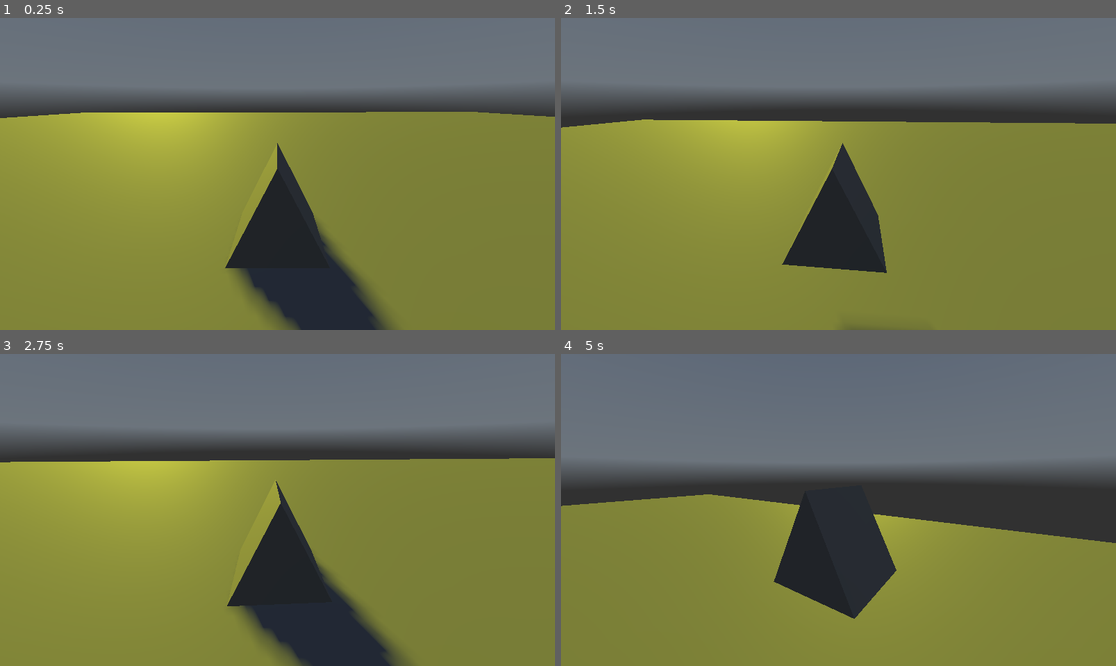
Above: before the commit, frames 1-4 (two rows, left to right).
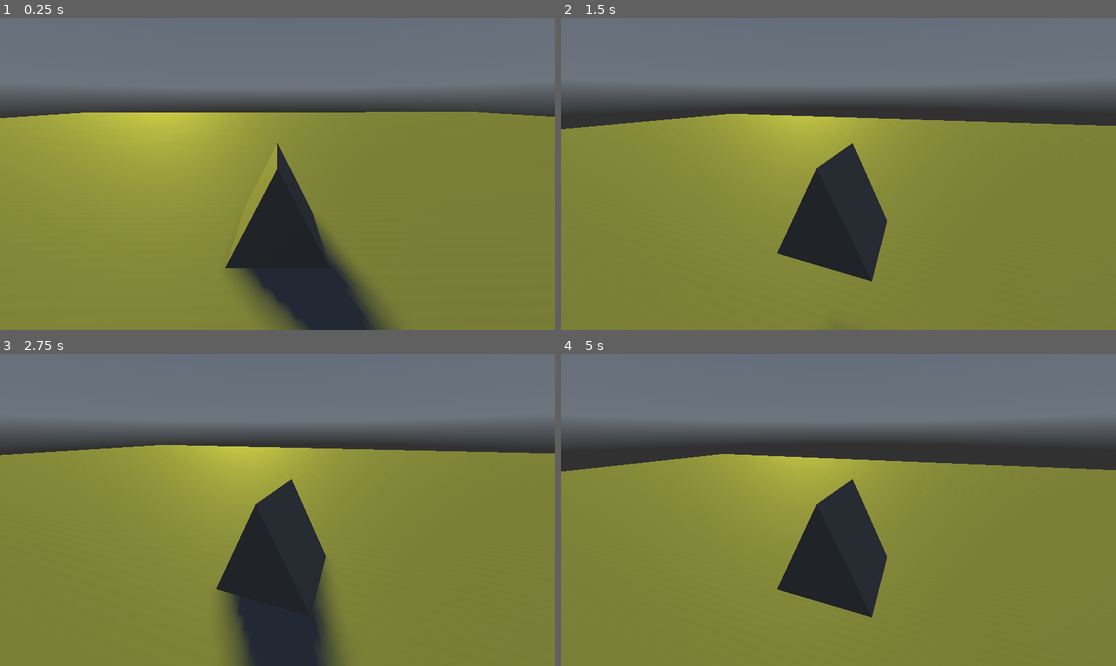
Above: after the commit, the same moments.

Repository: setonwebber/farmgame
Game: Godot game, scene res://scenes/world/world.tscn
The game is run twice, just before and just after one commit, with the same random seed, the same clock (stepped at 60 frames per second) and the same inputs. A sky picture missing from this copy of the repository is replaced by a grey-blue gradient.
Inputs (mouse positions are in pixels of both pictures, inside the frame that each line leads up to):
- Up to frame 1 (0.25 s): no input
- Up to frame 2 (1.5 s): tap Enter at 0.5 s; move the mouse to (866, 174) at 0.52 s; hold Right mouse button (freeaim, bound only after the commit) 0.53-1.28 s; hold W (move_forward) from 0.53 s (still down); tap Space (jump) at 0.77 s; tap Shift (sprint, bound only after the commit) at 0.8, 1.35 s; move the mouse to (810, 174) at 1.27 s
- Up to frame 3 (2.75 s): keep holding W (move_forward); tap Space (jump) at 1.52 s; right-click (249, 510) at 1.55 s; move the mouse to (288, 503) at 2.02 s; click (288, 503) at 2.1 s; tap Shift (sprint, bound only after the commit) at 2.3 s
- Up to frame 4 (5 s): move the mouse to (832, 516) at 2.77 s; right-click (832, 516) at 2.85 s; tap Space (jump) at 3.02, 3.77, 4.52 s; move the mouse to (877, 513) at 3.52 s; tap Shift (sprint, bound only after the commit) at 3.6 s; tap Escape (ui_cancel) at 4.15 s; move the mouse to (672, 463) at 4.27 s; release W (move_forward) at 4.28 s; hold A (move_left) from 4.28 s (still down); right-click (672, 463) at 4.35 s

The runs differ from the first frame. In frame 1, 0.2% of the frame differs, in the area x 45-68%, y 71-100%; in frame 2, 3.0%; in frame 3, 15%; in frame 4, 28%, in the area x 0-100%, y 23-85%.

Commit message:
added freecam and sprinting

Diff:
--- a/project.godot
+++ b/project.godot
@@ -14,6 +14,11 @@
 run/main_scene="res://scenes/world/world.tscn"
 config/features=PackedStringArray("4.3", "Forward Plus")
 config/icon="res://icon.svg"
+
+[display]
+
+window/size/viewport_width=1920
+window/size/viewport_height=1080
 
 [input]
 
@@ -52,8 +57,18 @@
 "events": [Object(InputEventMouseButton,"resource_local_to_scene":false,"resource_name":"","device":-1,"window_id":0,"a …(256 unchanged characters)…
 ]
 }
+freeaim={
+"deadzone": 0.5,
+"events": [Object(InputEventMouseButton,"resource_local_to_scene":false,"resource_name":"","device":-1,"window_id":0,"alt_pressed":false,"shift_pressed":false,"ctrl_pressed":false,"meta_pressed":false,"button_mask":2,"position":Vector2(148, 22),"global_position":Vector2(157, 68),"factor":1.0,"button_index":2,"canceled":false,"pressed":true,"double_click":false,"script":null)
+]
+}
+sprint={
+"deadzone": 0.5,
+"events": [Object(InputEventKey,"resource_local_to_scene":false,"resource_name":"","device":-1,"window_id":0,"alt_pressed":false,"shift_pressed":false,"ctrl_pressed":false,"meta_pressed":false,"pressed":false,"keycode":0,"physical_keycode":4194325,"key_label":0,"unicode":0,"location":0,"echo":false,"script":null)
+]
+}
 
 [rendering]
 
+lights_and_shadows/directional_shadow/soft_shadow_filter_quality=4
 anti_aliasing/quality/msaa_3d=2
-anti_aliasing/quality/screen_space_aa=1
--- a/scenes/player/camera_control.gd
+++ b/scenes/player/camera_control.gd
@@ -5,15 +5,17 @@
 var pitch: float = 0
 
 func _ready():
-	Input.set_mouse_mode(Input.MOUSE_MODE_CAPTURED)
+	Input.set_mouse_mode(Input.MOUSE_MODE_VISIBLE)
 
 func _input(event: InputEvent):
-	if event is InputEventMouseMotion:
+	# if right click is held, the camera move will start.
+	if Input.is_action_pressed("freeaim") and event is InputEventMouseMotion:
+		Input.set_mouse_mode(Input.MOUSE_MODE_CAPTURED)
 		yaw = yaw - event.relative.x * mouse_sensitivity
 		pitch = clamp(pitch - event.relative.y * mouse_sensitivity, -89, 89)
 
 		rotation_degrees = Vector3(pitch, yaw, 0)
 
 func _process(delta: float):
-	if Input.is_action_just_pressed("ui_cancel"):
+	if Input.is_action_just_released("freeaim"):
 		Input.set_mouse_mode(Input.MOUSE_MODE_VISIBLE)
--- a/scenes/player/player.gd
+++ b/scenes/player/player.gd
@@ -16,11 +16,19 @@
 	if Input.is_action_just_pressed("jump") and is_on_floor():
 		velocity.y = JUMP_VELOCITY
 
+	# Sprinting
+	if Input.is_action_just_pressed("sprint") and is_on_floor():
+		SPEED *= 2
+	elif Input.is_action_just_released("sprint"):
+		SPEED /= 2
+
+	# Movement
 	if direction != Vector3.ZERO:
 		velocity.x = direction.x * SPEED
 		velocity.z = direction.z * SPEED
 	else:
-		velocity.x = move_toward(velocity.x, 0, SPEED)
-		velocity.z = move_toward(velocity.z, 0, SPEED)
+		velocity.x = move_toward(velocity.x, 0, SPEED )
+		velocity.z = move_toward(velocity.z, 0, SPEED )
+
 
 	move_and_slide()
--- /dev/null
+++ b/scenes/plot/plot.gd
@@ -0,0 +1,13 @@
+extends Node
+
+@export var OWNER: PackedScene
+
+
+# Called when the node enters the scene tree for the first time.
+func _ready() -> void:
+	pass # Replace with function body.
+
+
+# Called every frame. 'delta' is the elapsed time since the previous frame.
+func _process(delta: float) -> void:
+	pass
--- a/scenes/plot/plot.tscn
+++ b/scenes/plot/plot.tscn
@@ -1,11 +1,14 @@
-[gd_scene load_steps=3 format=3 uid="uid://b3gaha3iwm8m3"]
+[gd_scene load_steps=4 format=3 uid="uid://b3gaha3iwm8m3"]
 
+[ext_resource type="Script" path="res://scenes/plot/plot.gd" id="1_op3vv"]
 [ext_resource type="MeshLibrary" uid="uid://cwg0tb53dp058" path="res://assets/meshlibraries/plot/plot.tres" id="1_vf8fs"]
 [ext_resource type="Script" path="res://scenes/plot/grid_map.gd" id="2_brujx"]
 
 [node name="Plot" type="Node3D"]
+script = ExtResource("1_op3vv")
 
 [node name="GridMap" type="GridMap" parent="."]
+visible = false
 mesh_library = ExtResource("1_vf8fs")
 cell_size = Vector3(1, 1, 1)
 script = ExtResource("2_brujx")
--- /dev/null
+++ b/scenes/plot/tile.gd
@@ -0,0 +1,11 @@
+extends Node
+
+
+# Called when the node enters the scene tree for the first time.
+func _ready() -> void:
+	pass # Replace with function body.
+
+
+# Called every frame. 'delta' is the elapsed time since the previous frame.
+func _process(delta: float) -> void:
+	pass
--- a/scenes/world/world.tscn
+++ b/scenes/world/world.tscn
@@ -52,4 +52,4 @@
 script = ExtResource("2_0t6hs")
 
 [node name="Plot" parent="." instance=ExtResource("3_yxi78")]
-visible = false
+transform = Transform3D(1, 0, 0, 0, 1, 0, 0, 0, 1, 8.2383, 0, 0)
Not shown: 2 places in assets/meshlibraries/plot/plot.tres that only renumber resources
Not shown: 2 places in scenes/player/player.tscn that only renumber resources
